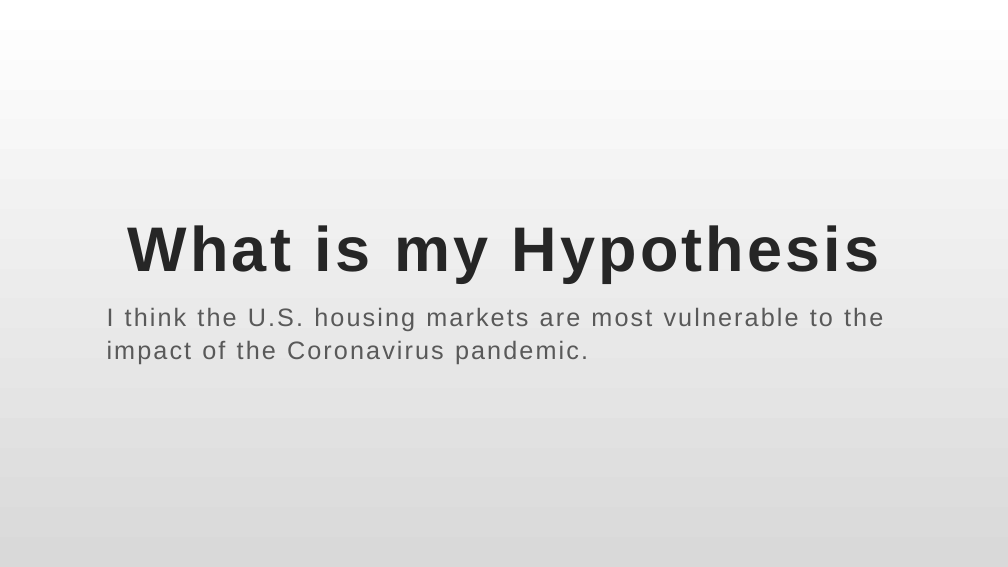
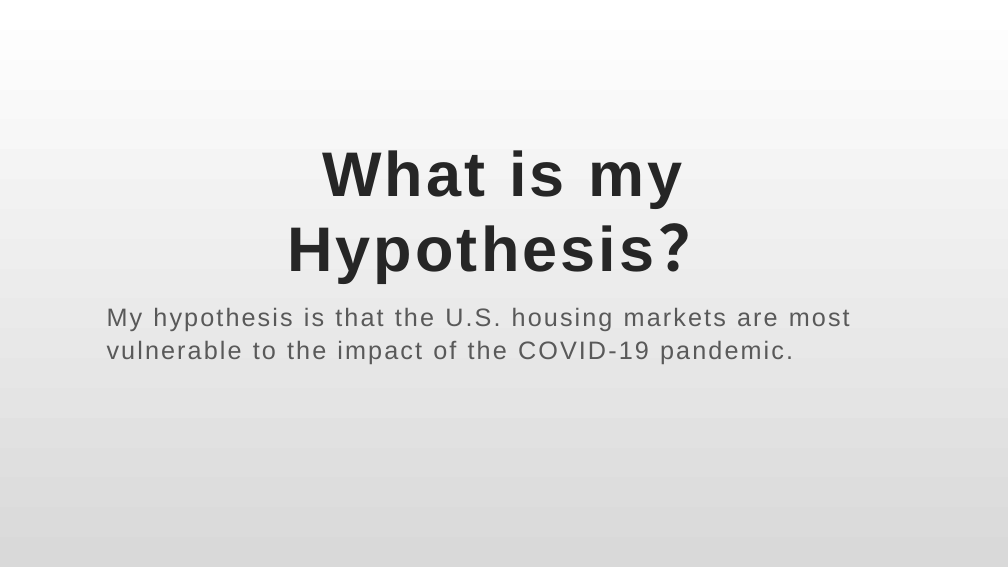
Before and after one commit to Yuehao-Wang/AIM-5001, a slide deck: slide 3 of Y_Wang_Final_Project_Presentation.pptx. Drawn at 1008x567 pixels with LibreOffice and Linux fonts; fonts in the diff are those of the drawing. Boxes give left, top, right and bottom in pixels: in the first picture for what was removed or moved away, otherwise in the second. Text is boxed around its words. In the diff, an @@ line names an element or a change of style, - is before the commit and + after.

```diff
--- a/Y_Wang_Final_Project_Presentation.pptx
+++ b/Y_Wang_Final_Project_Presentation.pptx
@@ title at (x1=287, y1=150, x2=721, y2=283): text changed @@
-What is my Hypothesis
+What is my Hypothesis？
@@ subtitle at (x1=107, y1=308, x2=850, y2=364): text changed @@
-I think the U.S. housing markets are most vulnerable to the impact of the Coronavirus pandemic.
+My hypothesis is that the U.S. housing markets are most vulnerable to the impact of the COVID-19 pandemic.
```
Also in this commit, not shown: 5 other slides changed.
